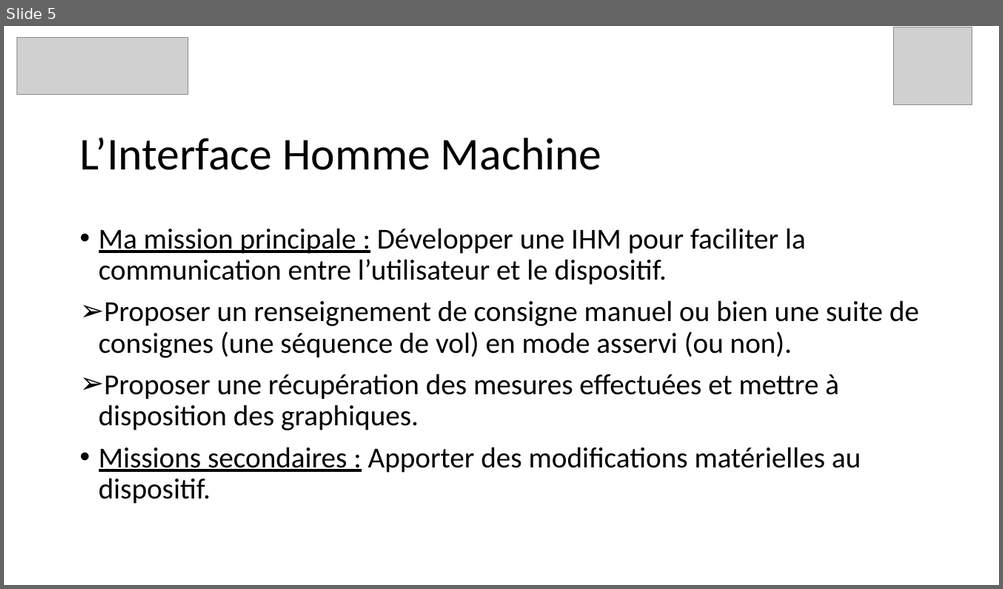
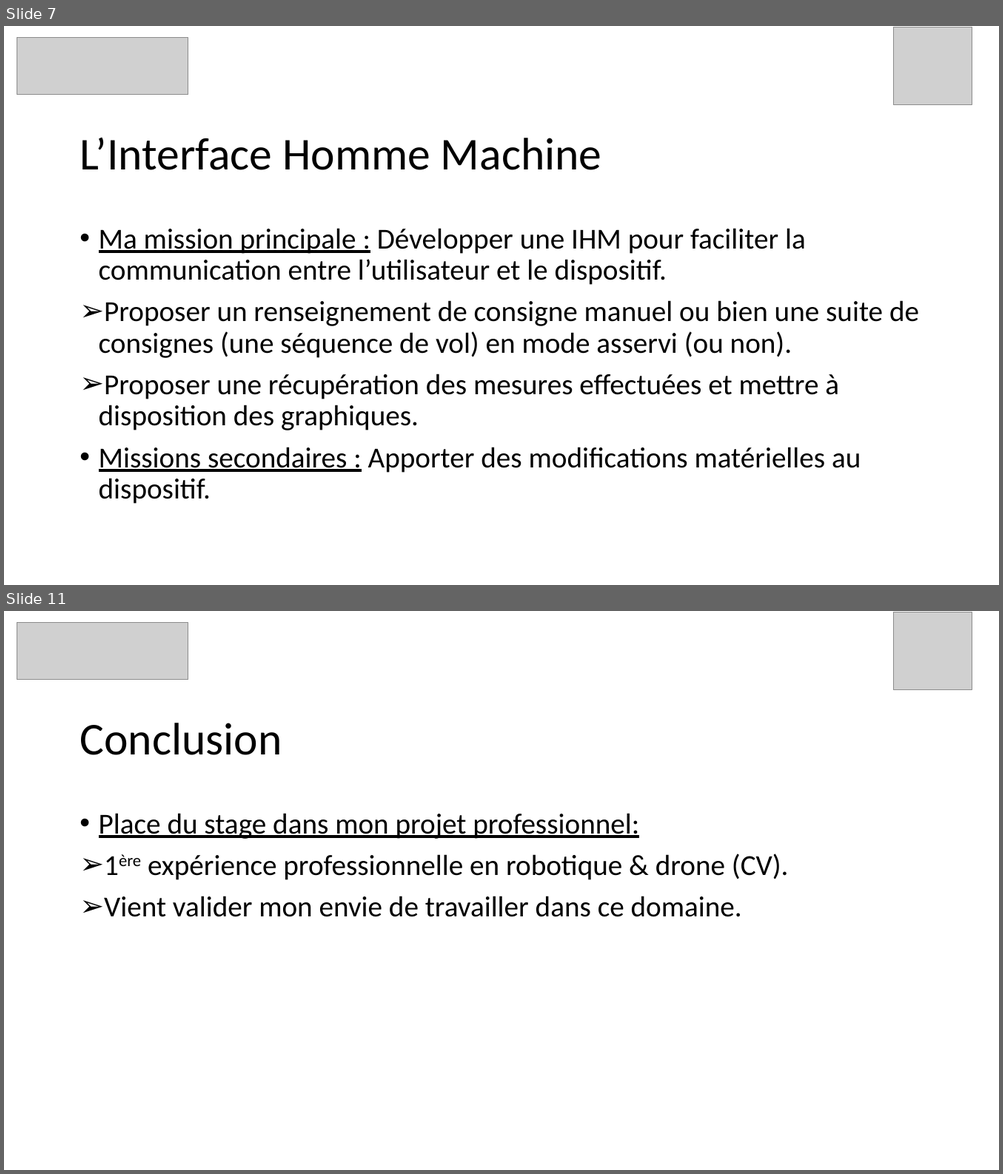
Before and after one commit to InnovationLab-EFREIParis/Stage_1DOF_DroneBench, a slide deck: 01_doc/Presentations/Dossier 2022-2023 Julien/Présentation Soutenance de stage.pptx. Shown one above the other, each under a label of ours: slide 5 before the commit, slides 7 and 11 after it; the slides between them are not shown. The pictures are 1003x589 and 1003x1174 pixels, drawn with LibreOffice and Linux fonts; fonts in the diff are those of the drawing; grey boxes stand for pictures. Boxes give left, top, right and bottom in pixels: in the first picture for what was removed or moved away, otherwise in the second. Text is boxed around its words. In the diff, an @@ line names an element or a change of style, - is before the commit and + after.

```diff
--- a/01_doc/Presentations/Dossier 2022-2023 Julien/Présentation Soutenance de stage.pptx
+++ b/01_doc/Presentations/Dossier 2022-2023 Julien/Présentation Soutenance de stage.pptx
@@ slide 11 added at [4,611,999,1170], background #FFFFFF @@
@@ picture added at [17,623,188,680] @@
@@ picture added at [893,612,972,691] @@
@@ title added at [79,723,282,755], 44 pt, text #000000 @@
+Conclusion
@@ text added at [99,813,788,917], 28 pt, text #000000 @@
+• Place du stage dans mon projet professionnel:
+➢ 1ère expérience professionnelle en robotique & drone (CV).
+➢ Vient valider mon envie de travailler dans ce domaine.
@@ what was slide 5 is now slide 7 @@
```
Also in this commit, not shown: 2 slides changed, 6 other slides added.
